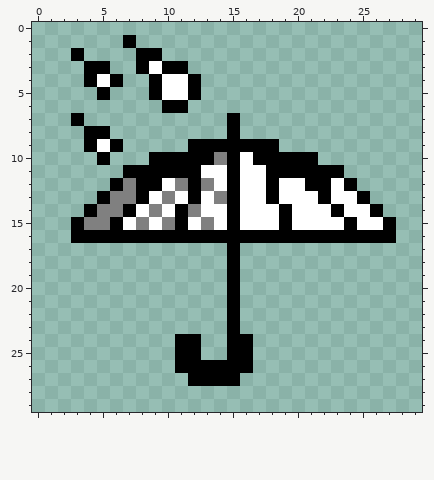
Two states of a pixel-art sprite, img/icons/calc-eclass.png. This is how it looked before the edit.
The file is 30x30 pixels. Pixels under 10% opacity are left out.
After the commit:
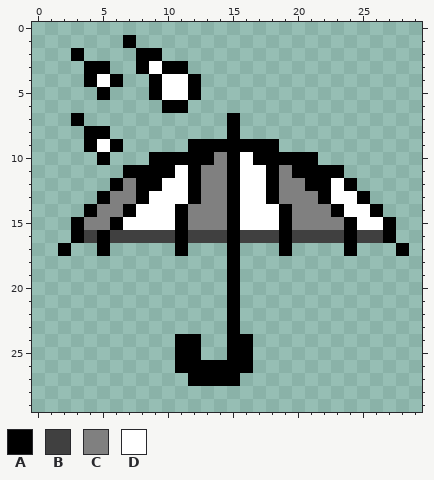
Palette (. is transparent): A #000000  B #404040  C #808080  D #ffffff
The exact change:
@@ x 0..29 @@
 10 .....A...AAAAACADAAAAA........
-11 .......AAAAAADDADDAAAAAA......
-12 ......ACAADCACDADDADDAADA.....
-13 .....ACCADCDADCADDADDDADDA....
-14 ....ACCADCDACDDADDDADDDADDA...
-15 ...ACCADCDCADCDADDDADDDDADDA..
-16 ...AAAAAAAAAAAAAAAAAAAAAAAAA..
-17 ...............A..............
+11 .......AAAADACCADDACAAAA......
+12 ......ACAADDACCADDACCAADA.....
+13 .....ACCADDDACCADDACCCADDA....
+14 ....ACCADDDACCCADDDACCCADDA...
+15 ...ACCADDDDACCCADDDACCCCADDA..
+16 ...ABABBBBBABBBABBBABBBBABBA..
+17 ..A..A.....A...A...A....A...A.
 18 ...............A..............
Pixel boxes of the changes (left, top, right, bottom) in both pictures:
changed: (58, 165, 409, 256)
